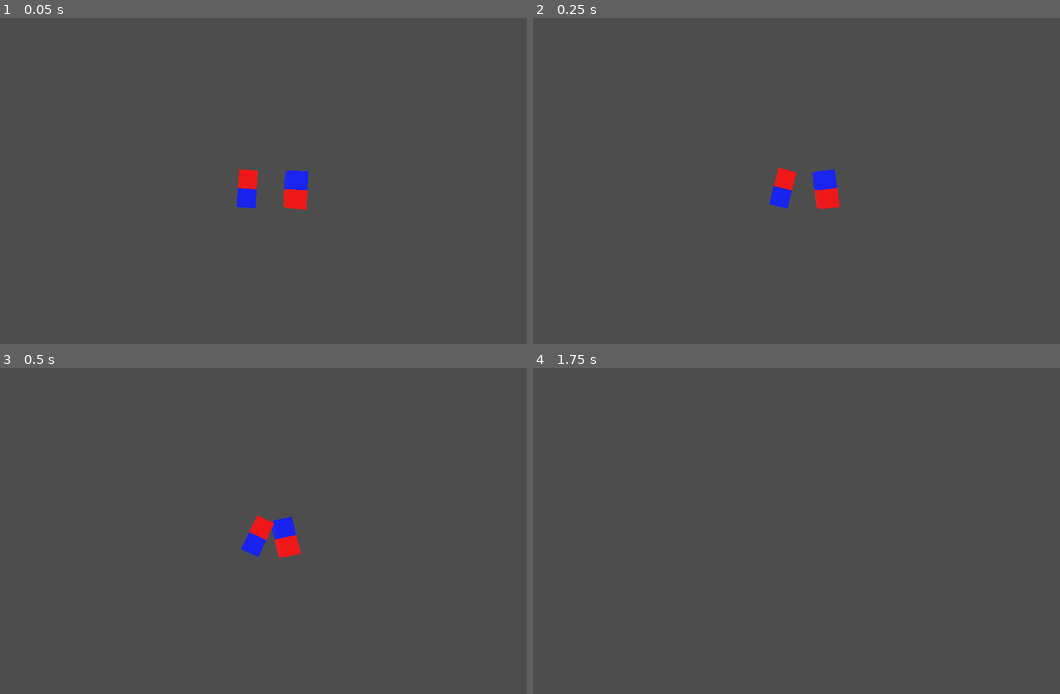
Above: before the commit, frames 1-4 (two rows, left to right).
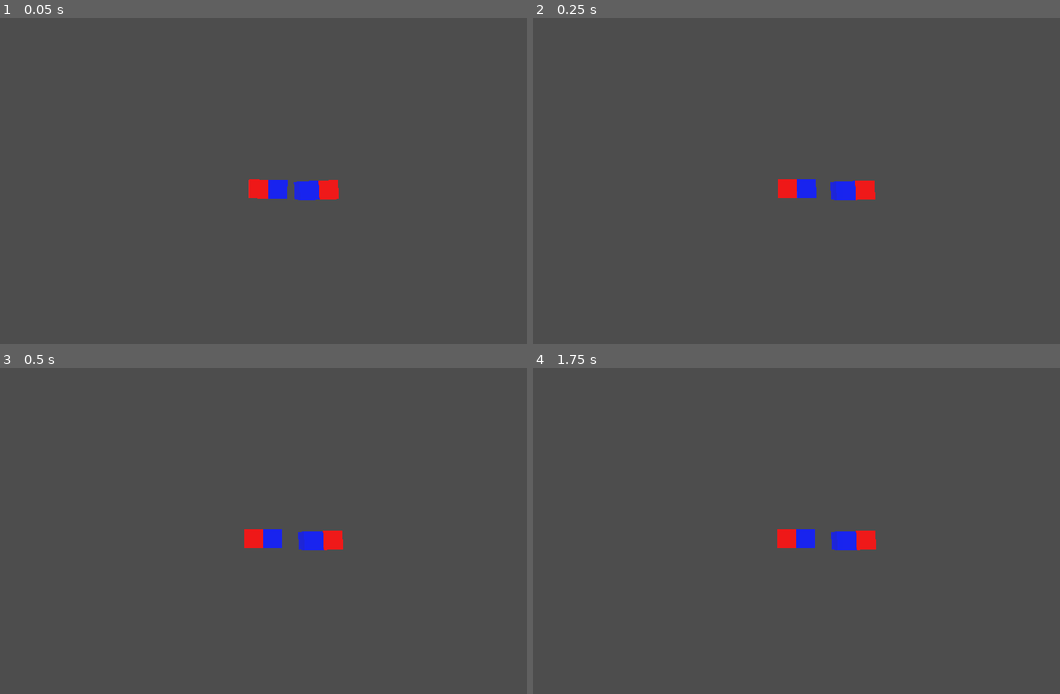
Above: after the commit, the same moments.

Repository: SchwaigerDavid/MiniMagnet
Game: Godot game, scene res://Level/main.tscn
Same seed, same stepped clock (60 frames per second), same inputs: the game is played once before the commit and once after it.
Inputs:
- Up to frame 1 (0.05 s): no input
- Up to frame 2 (0.25 s): no input
- Up to frame 3 (0.5 s): no input
- Up to frame 4 (1.75 s): tap Enter at 1.25 s

The runs differ from the first frame. In frame 1, 1.4% of the frame differs, in the area x 44-65%, y 46-59%; in frame 2, 1.4%; in frame 3, 1.4%; in frame 4, 0.9%.

Commit message:
if fragen

Diff:
--- a/IMagnetMehr/Level/main.tscn
+++ b/IMagnetMehr/Level/main.tscn
@@ -11,14 +11,14 @@
 transform = Transform3D(-0.0192199, -0.998924, 0.0422188, -0.0274519, 0.042738, 0.998709, -0.999438, 0.0180361, -0.0282438, 0, 5.01296, 0.133918)
 fov = 84.4335
 
-[node name="StaticBody3D" type="StaticBody3D" parent="."]
+[node name="FLOOR" type="StaticBody3D" parent="."]
 
-[node name="CSGBox3D" type="CSGBox3D" parent="StaticBody3D"]
+[node name="CSGBox3D" type="CSGBox3D" parent="FLOOR"]
 transform = Transform3D(1, 0, 0, 0, 1, 0, 0, 0, 1, -8.01751, -1.16502, 1.14906)
 visible = false
 size = Vector3(42.2865, 0.428955, 61.7696)
 
-[node name="CollisionShape3D" type="CollisionShape3D" parent="StaticBody3D"]
+[node name="CollisionShape3D" type="CollisionShape3D" parent="FLOOR"]
 transform = Transform3D(1, 0, 0, 0, 1, 0, 0, 0, 1, 0, -0.391846, 0)
 shape = SubResource("BoxShape3D_ybyxj")
 
@@ -26,10 +26,10 @@
 transform = Transform3D(0.951053, -0.309028, 0.00030353, 0.161724, 0.498552, 0.851641, -0.263332, -0.809906, 0.524126, 0, 0, 0)
 
 [node name="1" parent="." node_paths=PackedStringArray("otherMagnets") instance=ExtResource("1_bajdo")]
-transform = Transform3D(-0.0291079, 0, -0.999576, 0, 1, 0, 0.999576, 0, -0.0291079, 0, 0, 0.0269505)
+transform = Transform3D(0.999991, 0, -0.00424104, 0, 1, 0, 0.00424104, 0, 0.999991, 0, 0, -0.548241)
 debug = true
 otherMagnets = [NodePath("../2")]
 
 [node name="2" parent="." node_paths=PackedStringArray("otherMagnets") instance=ExtResource("1_bajdo")]
-transform = Transform3D(0.0712189, 0, 0.997461, 0, 1, 0, -0.997461, 0, 0.0712189, 0, 0, -1.3131)
+transform = Transform3D(-0.998477, 0, -0.0551766, 0, 1, 0, 0.0551766, 0, -0.998477, 0, 0, -1.84302)
 otherMagnets = [NodePath("../1")]
--- a/IMagnetMehr/magnet.tscn
+++ b/IMagnetMehr/magnet.tscn
@@ -1,24 +1,26 @@
 [gd_scene load_steps=6 format=3 uid="uid://bghkia2fb7lll"]
 
-[sub_resource type="GDScript" id="GDScript_ow3l0"]
+[sub_resource type="PhysicsMaterial" id="PhysicsMaterial_4e22q"]
+
+[sub_resource type="GDScript" id="GDScript_nutsc"]
 resource_name = "magnet"
-script/source = "extends Node3D
+script/source = "extends RigidBody3D
 class_name MagnetScript
 
 @export var debug: bool = false
 
 @export var otherMagnets: Array[Node3D] = []
 
-var NAstr: float = 1000
-var NRstr: float = -1000 # negative
+var NAstr: float = 2000
+var NRstr: float = -2000 # negative
 
-var SAstr: float = 1000
-var SRstr: float = -1000 # negative
-var distfact: float = 0.5
+var SAstr: float = 2000
+var SRstr: float = -2000 # negative
+var distfact: float = 1 # ??
+var minDistThresh: float = 0.45
+@onready var NORTHPOLE: Node3D = $NORTH
+@onready var SOUTHPOLE: Node3D = $SOUTH
 
-@onready var NORTHPOLE: Node3D = $RigidBody3D/NORTH
-@onready var SOUTHPOLE: Node3D = $RigidBody3D/SOUTH
-@onready var RB: RigidBody3D = $RigidBody3D
 # Called when the node enters the scene tree for the first time.
 func _ready() -> void:
 	pass # Replace with function body.
@@ -39,34 +41,40 @@
 	var distS = 0
 
 	#Southpole attracted to other Northpole
-	wheretoS = SOUTHPOLE.global_position.direction_to(m.NORTHPOLE.global_position)*delta*m.SAstr
-	distS = SOUTHPOLE.global_position.distance_squared_to(m.NORTHPOLE.global_position)
-	distS*=distfact
-	RB.apply_force(wheretoS/distS,SOUTHPOLE.position)
+	distS = SOUTHPOLE.global_position.distance_to(m.NORTHPOLE.global_position)
+	if distS > minDistThresh:
+		wheretoS = SOUTHPOLE.global_position.direction_to(m.NORTHPOLE.global_position)*delta*m.SAstr
+		distS*=distfact
+		distS = pow(distS,1.5)
+		apply_force(wheretoS/distS,SOUTHPOLE.position)
 
 	#Northpole attracted to other Southpole
-	wheretoS = NORTHPOLE.global_position.direction_to(m.SOUTHPOLE.global_position)*delta*m.NAstr
-	distS = NORTHPOLE.global_position.distance_squared_to(m.SOUTHPOLE.global_position)
-	distS*=distfact
-	RB.apply_force(wheretoS/distS,NORTHPOLE.position)
+	distS = NORTHPOLE.global_position.distance_to(m.SOUTHPOLE.global_position)
+	if distS > minDistThresh:
+		wheretoS = NORTHPOLE.global_position.direction_to(m.SOUTHPOLE.global_position)*delta*m.NAstr
+		distS*=distfact
+		distS = pow(distS,1.5)
+		apply_force(wheretoS/distS,NORTHPOLE.position)
 
 	#Northpole repelled by other Northpole
-	wheretoS = NORTHPOLE.global_position.direction_to(m.NORTHPOLE.global_position)*delta*m.NRstr
-	distS = NORTHPOLE.global_position.distance_squared_to(m.NORTHPOLE.global_position)
-	distS*=distfact
-	RB.apply_force(wheretoS/distS,NORTHPOLE.position)
+	distS = NORTHPOLE.global_position.distance_to(m.NORTHPOLE.global_position)
+	if distS > minDistThresh:
+		wheretoS = NORTHPOLE.global_position.direction_to(m.NORTHPOLE.global_position)*delta*m.NRstr
+		distS*=distfact
+		distS = pow(distS,1.5)
+		apply_force(wheretoS/distS,NORTHPOLE.position)
 
 	#Southpole repelled by other Southpole
-	wheretoS = SOUTHPOLE.global_position.direction_to(m.SOUTHPOLE.global_position)*delta*m.SRstr
-	distS = SOUTHPOLE.global_position.distance_squared_to(m.SOUTHPOLE.global_position)
-	distS*=distfact
-	RB.apply_force(wheretoS/distS,SOUTHPOLE.position)
+	distS = SOUTHPOLE.global_position.distance_to(m.SOUTHPOLE.global_position)
+	if distS > minDistThresh:
+		wheretoS = SOUTHPOLE.global_position.direction_to(m.SOUTHPOLE.global_position)*delta*m.SRstr
+		distS*=distfact
+		distS = pow(distS,1.5)
+		apply_force(wheretoS/distS,SOUTHPOLE.position)
 
 	#if debug:
 		#print(wheretoS/distS)
 "
-
-[sub_resource type="PhysicsMaterial" id="PhysicsMaterial_4e22q"]
 
 [sub_resource type="BoxShape3D" id="BoxShape3D_dfqv4"]
 size = Vector3(0.5, 0.5, 1)
@@ -77,27 +85,24 @@
 [sub_resource type="StandardMaterial3D" id="StandardMaterial3D_22bs8"]
 albedo_color = Color(1, 0, 0, 1)
 
-[node name="Magnet" type="Node3D"]
-script = SubResource("GDScript_ow3l0")
+[node name="RigidBody3D" type="RigidBody3D"]
+physics_material_override = SubResource("PhysicsMaterial_4e22q")
+max_contacts_reported = 5
+script = SubResource("GDScript_nutsc")
 
-[node name="RigidBody3D" type="RigidBody3D" parent="."]
-physics_material_override = SubResource("PhysicsMaterial_4e22q")
-contact_monitor = true
-max_contacts_reported = 5
-
-[node name="NORTH" type="Node3D" parent="RigidBody3D"]
+[node name="NORTH" type="Node3D" parent="."]
 transform = Transform3D(0.5, 0, 0, 0, 0.5, 0, 0, 0, 0.5, 0, 0, 0.25)
 
-[node name="SOUTH" type="Node3D" parent="RigidBody3D"]
+[node name="SOUTH" type="Node3D" parent="."]
 transform = Transform3D(0.5, 0, 0, 0, 0.5, 0, 0, 0, 0.5, 0, 0, -0.25)
 
-[node name="CollisionShape3D" type="CollisionShape3D" parent="RigidBody3D"]
+[node name="CollisionShape3D" type="CollisionShape3D" parent="."]
 shape = SubResource("BoxShape3D_dfqv4")
 
-[node name="southbox" type="CSGBox3D" parent="RigidBody3D"]
+[node name="southbox" type="CSGBox3D" parent="."]
 transform = Transform3D(0.5, 0, 0, 0, 0.5, 0, 0, 0, 0.5, 0, 0, -0.25)
 material_override = SubResource("StandardMaterial3D_ejxsc")
 
-[node name="northbox" type="CSGBox3D" parent="RigidBody3D"]
+[node name="northbox" type="CSGBox3D" parent="."]
 transform = Transform3D(0.5, 0, 0, 0, 0.5, 0, 0, 0, 0.5, 0.000470638, -1.19209e-07, 0.251867)
 material_override = SubResource("StandardMaterial3D_22bs8")
